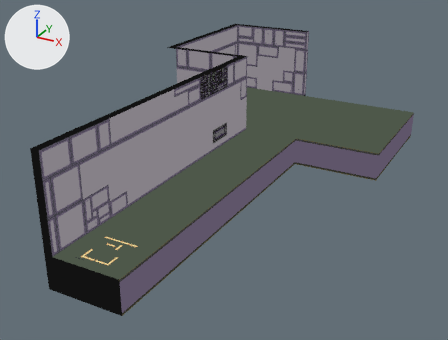
Before and after pictures for a commit that changed the Blender file Assets/ImportedAssets/StationAssets/RefugeeCamp/MainHallPass.blend.
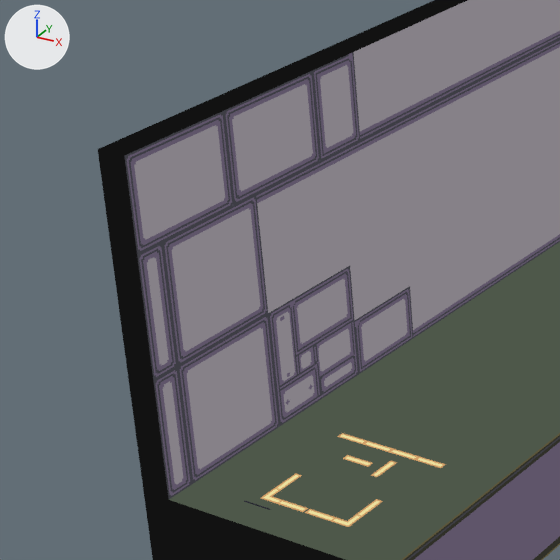
There are two pictures of each version: one whole from a 50 mm camera at (17.6, -19.0, 15.8) aimed at (-0.4, 13.7, -0.6), one close up on the part from 0% to 39% of the width and 30% to 81% of the height. Lighting does not change. The marker at upper left points along +X, +Y and +Z.
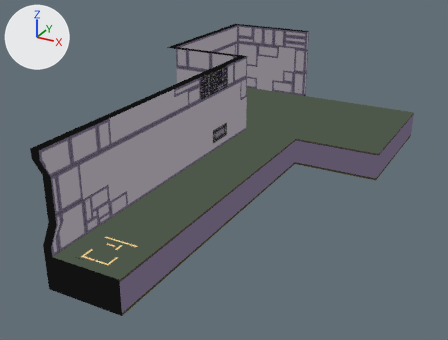
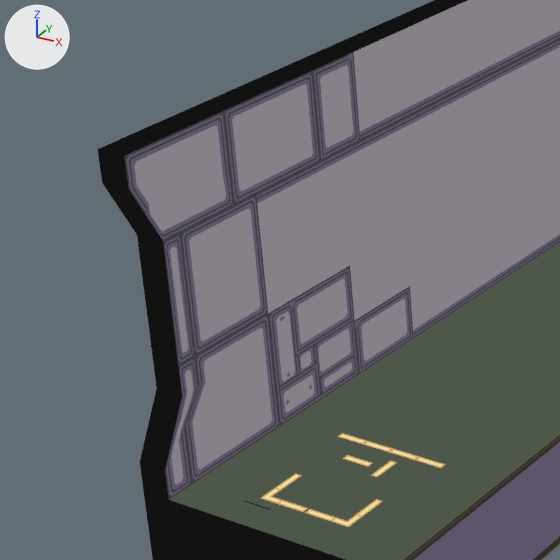
The change in detail:
me_cube is used by ob_cube; location (0.0, 0.0, 0.0).
me_cube had 3091 vertices, 2819 faces and spanned x -8.5..8.0, y -0.5..30.5, z -2.0..5.5.
me_cube now has 3080 vertices, 2935 faces and spans x -8.5..8.0, y -0.5..30.5, z -2.0..5.5.
Part 1, on me_cube:
86 vertices are removed from x -2.5..-2.0, y -0.5..20.0, z 1.0..5.5.
96 faces are deleted.
4 vertices in x -2.0, y -0.5, z 2.0..3.5 move by (0.0, 0.9, 0.0).
2 vertices move from x -2.5, y -0.5, z 1.0..4.5 to x -2.5, y -0.2, z 1.0..4.5.
13 vertices are added at x -2.0..2.0, y -0.5..0.9, z 0.0..4.5.
38 new vertices lie (0.0, 0.0, 0.5) away from vertices in x -2.0..8.0, y -0.5..30.0, z 0.0..3.5.
36 new vertices lie (0.0, 0.0, 0.5) away from vertices in x 2.0..8.0, y 18.5..30.0, z 0.5.
36 new vertices lie (0.0, 0.0, 0.5) away from vertices in x 2.0..8.0, y 18.5..30.0, z 1.0.
9 new vertices lie (0.0, 0.0, 0.5) away from vertices in x 2.0..6.0, y 20.0, z 1.5.
6 new vertices lie (-0.5, 0.0, 0.0) away from vertices in x -2.0, y 0.0, z 1.5..4.0.
212 new faces join them.

Where the change shows, as pixel boxes (x1, y1, x2, y2) in the close-ups (560 x 560 px):
part 1 of me_cube, built on: before (98, 0, 467, 470); after (98, 0, 560, 560)
